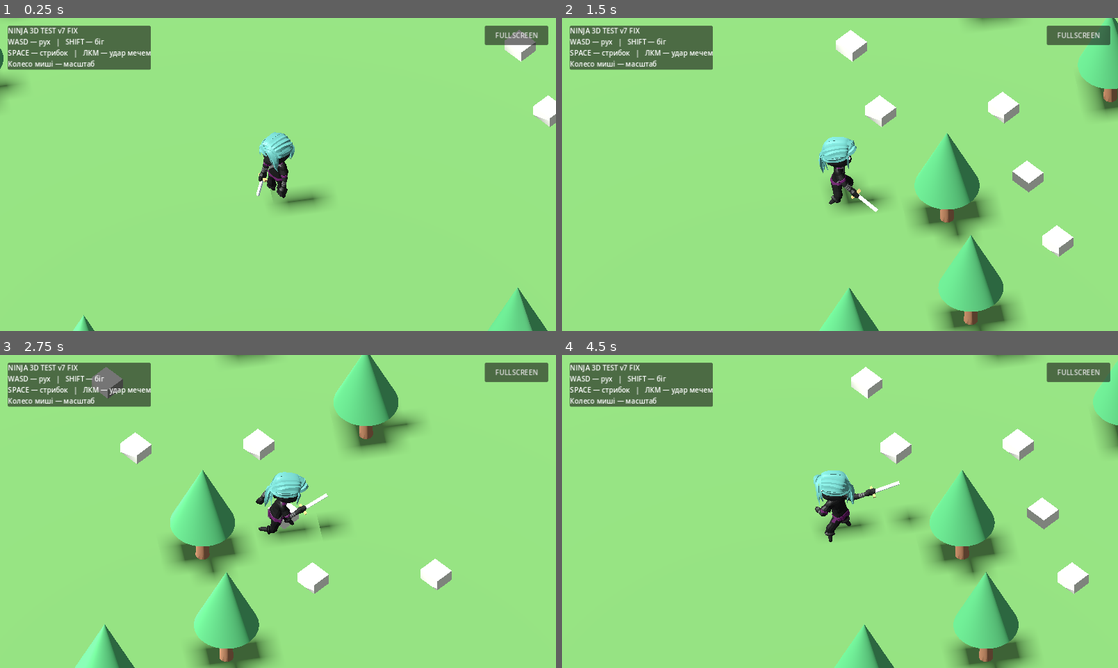
Above: before the commit, frames 1-4 (two rows, left to right).
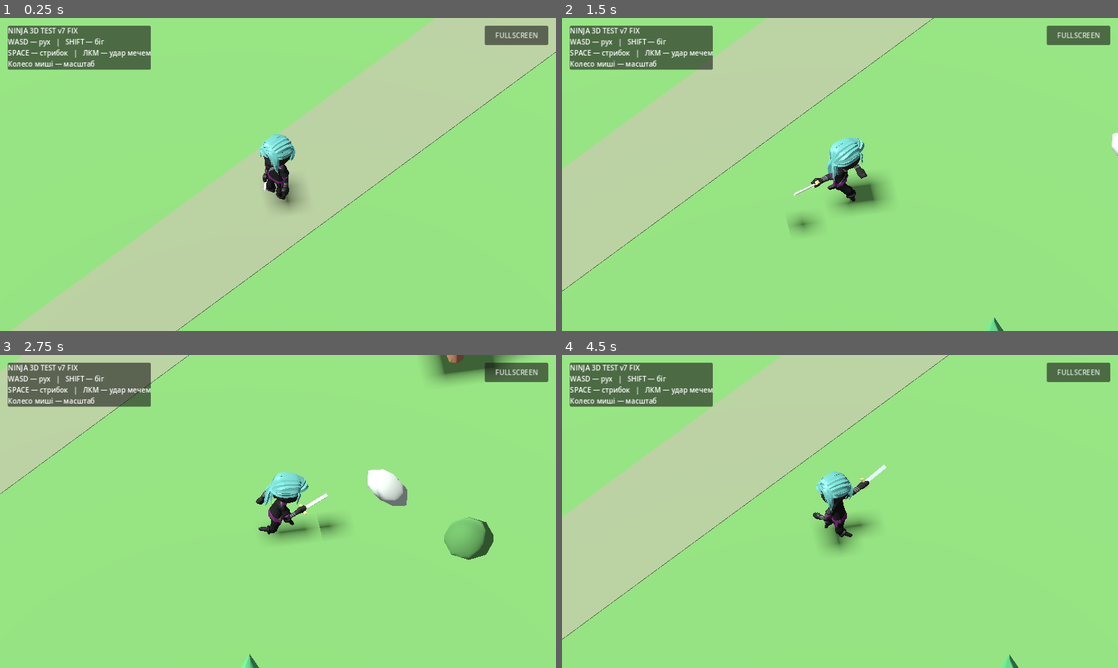
Above: after the commit, the same moments.

Repository: levian47/riskfate-3d-pro
Game: Godot game, scene res://main.tscn
Two runs of this game, one before a commit and one after it. Both use one fixed random seed, a clock stepped at 60 frames per second and the inputs below.
Inputs (mouse positions are in pixels of both pictures, inside the frame that each line leads up to):
- Up to frame 1 (0.25 s): no input
- Up to frame 2 (1.5 s): move the mouse to (962, 158) at 0.52 s; hold D 0.53-1.25 s; hold Shift 0.53-1.25 s; click (962, 158) at 0.67 s; tap Space at 0.77 s; drag from (728, 190) to (812, 237) at 1.27 s
- Up to frame 3 (2.75 s): move the mouse to (333, 442) at 2.02 s; hold D from 2.03 s (still down); hold Shift from 2.03 s (still down)
- Up to frame 4 (4.5 s): release D at 2.75 s; release Shift at 2.75 s; drag from (812, 574) to (673, 464) at 2.77 s; move the mouse to (1006, 558) at 3.52 s; hold A 3.53-4.25 s; hold Shift 3.53-4.25 s; tap Space at 3.77 s; drag from (673, 464) to (756, 433) at 4.27 s

The runs differ from the first frame. In frame 1, 30% of the frame differs, in the area x 0-100%, y 0-100%; in frame 2, 32%; in frame 3, 19%; in frame 4, 32%.

Commit message:
feat: layered upper-body attacks with continuous locomotion and expanded batched 3D world

Diff:
--- a/main.gd
+++ b/main.gd
@@ -15,6 +15,14 @@
 const JUMP_BUFFER_TIME := 0.13
 const MOVE_ANIMATION_THRESHOLD := 0.45
 const TOUCH_HUD_SCRIPT := preload("res://touch_hud.gd")
+const WORLD_SCRIPT := preload("res://world/environment.gd")
+# The attack runs on the upper body while the legs retain their movement animation.
+const ATTACK_SPEED := 1.65
+const UPPER_BODY_BONES := [
+	"Abdomen", "Torso", "Neck", "Head",
+	"Shoulder.L", "UpperArm.L", "LowerArm.L", "Fist.L",
+	"Shoulder.R", "UpperArm.R", "LowerArm.R", "Fist.R"
+]
 
 var hero: CharacterBody3D
 var visual: Node3D
@@ -25,12 +33,12 @@
 # Orthographic camera sizes: lower value = closer view.
 const MOBILE_ZOOM_LEVELS := [8.0, 12.0, 18.0]
 var mobile_zoom_index := 1
-var current_animation := ""
+var animation_tree: AnimationTree
+var locomotion_state := ""
 var attack_time_left := 0.0
 var coyote_left := 0.0
 var jump_buffer_left := 0.0
 var jump_was_pressed := false
-var jump_animation_active := false
 var touch_hud
 
 func _ready() -> void:
@@ -43,8 +51,6 @@
 	var grounded_before := hero.is_on_floor()
 	if attack_time_left > 0.0:
 		attack_time_left = maxf(0.0, attack_time_left - delta)
-		if attack_time_left <= 0.0:
-			current_animation = ""
 
 	# Keyboard polling is retained for the existing desktop prototype.
 	# Edge detection and input buffering make short taps more reliable.
@@ -94,7 +100,6 @@
 		hero.velocity.y = JUMP_SPEED
 		jump_buffer_left = 0.0
 		coyote_left = 0.0
-		jump_animation_active = true
 		launched = true
 	elif not grounded_before:
 		hero.velocity.y -= GRAVITY * delta
@@ -111,33 +116,22 @@
 		var facing := atan2(-direction.x, -direction.z) + PI
 		visual.rotation.y = lerp_angle(visual.rotation.y, facing, minf(TURN_SPEED * delta, 1.0))
 
-	# Full attack animation has priority over movement and jumping.
-	if attack_time_left > 0.0:
-		return
-
+	# Locomotion keeps updating throughout the attack (including jumps).
 	if launched:
-		_play_animation("Jump", true)
+		_set_locomotion("Jump", true)
 	elif not hero.is_on_floor():
-		if not jump_animation_active:
-			_play_animation("Jump", true)
-			jump_animation_active = true
+		_set_locomotion("Jump")
 	else:
-		jump_animation_active = false
 		var actual_speed := Vector2(hero.velocity.x, hero.velocity.z).length()
 		if actual_speed < MOVE_ANIMATION_THRESHOLD:
-			_play_animation("Idle")
+			_set_locomotion("Idle")
 		elif actual_speed >= (WALK_SPEED + RUN_SPEED) * 0.5:
-			_play_animation("Run")
+			_set_locomotion("Run")
 		else:
-			_play_animation("Walk")
-		# The animation transitions use crossfades; movement remains responsive.
-		if animator != null:
-			if current_animation == "Walk":
-				animator.speed_scale = clampf(actual_speed / WALK_SPEED, 0.85, 1.25)
-			elif current_animation == "Run":
-				animator.speed_scale = clampf(actual_speed / RUN_SPEED, 0.85, 1.25)
-			else:
-				animator.speed_scale = 1.0
+			_set_locomotion("Walk")
+		if animation_tree != null:
+			animation_tree.set("parameters/WalkSpeed/scale", clampf(actual_speed / WALK_SPEED, 0.85, 1.25))
+			animation_tree.set("parameters/RunSpeed/scale", clampf(actual_speed / RUN_SPEED, 0.85, 1.25))
 
 
 func _unhandled_input(event: InputEvent) -> void:
@@ -190,17 +184,18 @@
 		# Run/Walk stops moving the legs at the last frame while the body moves.
 		_configure_animation_loops()
 		_attach_simple_sword(model)
-		_play_animation("Idle")
+		_setup_animation_tree(model)
 	else:
 		push_warning("AnimationPlayer not found in imported model")
 
 func _start_attack() -> void:
-	if animator == null or attack_time_left > 0.0:
-		return
-	_play_animation("SwordSlash", true)
-	if current_animation == "SwordSlash":
-		# The actual duration is read from the imported animation.
-		attack_time_left = maxf(0.15, animator.current_animation_length)
+	if animation_tree == null or attack_time_left > 0.0:
+		return
+	var clip_name := _find_clip("SwordSlash")
+	if clip_name.is_empty():
+		return
+	attack_time_left = animator.get_animation(clip_name).length / ATTACK_SPEED
+	animation_tree.set("parameters/Attack/request", AnimationNodeOneShot.ONE_SHOT_REQUEST_FIRE)
 
 func _find_skeleton(node: Node) -> Skeleton3D:
 	if node is Skeleton3D:
@@ -267,28 +262,95 @@
 			# Actions (SwordSlash, Jump, etc.) should play once.
 			animation.loop_mode = Animation.LOOP_NONE
 
-func _play_animation(short_name: String, restart: bool = false) -> void:
+func _find_clip(short_name: String) -> String:
 	if animator == null:
-		return
-	if current_animation == short_name and not restart:
-		return
-	# Imported glTF clips can be named "Idle" or "SomeLibrary/Idle".
-	var clip := ""
+		return ""
 	for name in animator.get_animation_list():
 		var full_name := String(name)
 		if full_name == short_name or full_name.ends_with("/" + short_name):
-			clip = full_name
-			break
-	if clip.is_empty():
-		push_warning("Animation not found: " + short_name)
-		return
-	# Short blended transitions avoid abrupt pose changes.
-	var fade := 0.10 if short_name == "Jump" else 0.16
-	if short_name == "SwordSlash":
-		fade = 0.08
-	animator.speed_scale = 1.0
-	animator.play(clip, fade)
-	current_animation = short_name
+			return full_name
+	push_warning("Animation not found: " + short_name)
+	return ""
+
+
+func _setup_animation_tree(model: Node) -> void:
+	var root := AnimationNodeBlendTree.new()
+	var locomotion := AnimationNodeTransition.new()
+	locomotion.input_count = 4
+	locomotion.xfade_time = 0.10
+	root.add_node("Locomotion", locomotion)
+
+	var states := ["Idle", "Walk", "Run", "Jump"]
+	for i in range(states.size()):
+		var state: String = states[i]
+		var clip_name := _find_clip(state)
+		if clip_name.is_empty():
+			push_error("Cannot build locomotion tree without " + state)
+			return
+		locomotion.set_input_name(i, state)
+		var clip_node := AnimationNodeAnimation.new()
+		clip_node.animation = clip_name
+		root.add_node(state, clip_node)
+		if state == "Walk" or state == "Run":
+			var speed_node := AnimationNodeTimeScale.new()
+			root.add_node(state + "Speed", speed_node)
+			root.connect_node(state + "Speed", 0, state)
+			root.connect_node("Locomotion", i, state + "Speed")
+		else:
+			root.connect_node("Locomotion", i, state)
+
+	var attack_clip_name := _find_clip("SwordSlash")
+	if attack_clip_name.is_empty():
+		push_error("SwordSlash clip missing")
+		return
+	var attack_clip := animator.get_animation(attack_clip_name)
+	var attack_node := AnimationNodeAnimation.new()
+	attack_node.animation = attack_clip_name
+	var attack_speed := AnimationNodeTimeScale.new()
+	var attack_layer := AnimationNodeOneShot.new()
+	attack_layer.fadein_time = 0.06
+	attack_layer.fadeout_time = 0.10
+	attack_layer.filter_enabled = true
+	var filtered := 0
+	for track_index in range(attack_clip.get_track_count()):
+		var track_path := attack_clip.track_get_path(track_index)
+		if track_path.get_subname_count() == 0:
+			continue
+		var bone := String(track_path.get_subname(track_path.get_subname_count() - 1))
+		if bone in UPPER_BODY_BONES:
+			attack_layer.set_filter_path(track_path, true)
+			filtered += 1
+	if filtered == 0:
+		push_error("The imported SwordSlash animation has no matching upper-body tracks")
+		return
+
+	root.add_node("SwordSlash", attack_node)
+	root.add_node("AttackSpeed", attack_speed)
+	root.add_node("Attack", attack_layer)
+	root.connect_node("AttackSpeed", 0, "SwordSlash")
+	root.connect_node("Attack", 0, "Locomotion")
+	root.connect_node("Attack", 1, "AttackSpeed")
+	root.connect_node("output", 0, "Attack")
+
+	animation_tree = AnimationTree.new()
+	animation_tree.name = "CharacterAnimationTree"
+	model.add_child(animation_tree)
+	animation_tree.anim_player = animation_tree.get_path_to(animator)
+	animation_tree.tree_root = root
+	animator.stop()
+	animation_tree.active = true
+	animation_tree.set("parameters/AttackSpeed/scale", ATTACK_SPEED)
+	_set_locomotion("Idle")
+
+
+func _set_locomotion(state: String, restart: bool = false) -> void:
+	if animation_tree == null:
+		return
+	if state == locomotion_state and not restart:
+		return
+	animation_tree.set("parameters/Locomotion/transition_request", state)
+	locomotion_state = state
+
 
 func _build_camera() -> void:
 	camera = Camera3D.new()
@@ -317,60 +379,10 @@
 	add_child(world)
 
 func _build_environment() -> void:
-	var ground := StaticBody3D.new()
-	ground.name = "Ground"
-	add_child(ground)
-	var ground_collision := CollisionShape3D.new()
-	var ground_shape := BoxShape3D.new()
-	ground_shape.size = Vector3(70, 1, 70)
-	ground_collision.shape = ground_shape
-	ground_collision.position.y = -0.5
-	ground.add_child(ground_collision)
-	_add_box(ground, Vector3(70, 1, 70), Vector3(0, -0.5, 0), Color("527c45"))
-	for i in range(18):
-		var angle := TAU * i / 18.0
-		var radius := 13.0 + float(i % 4) * 2.3
-		var pos := Vector3(cos(angle) * radius, 0, sin(angle) * radius)
-		_add_tree(pos)
-	for i in range(12):
-		var pos := Vector3(-18 + i * 3.2, 0, -12 + sin(float(i) * 2.1) * 2)
-		_add_box(self, Vector3(0.9, 0.5, 0.8), pos + Vector3(0, 0.25, 0), Color("a4a59a"))
-
-func _add_box(parent: Node3D, dimensions: Vector3, at: Vector3, color: Color) -> MeshInstance3D:
-	var instance := MeshInstance3D.new()
-	var mesh := BoxMesh.new()
-	mesh.size = dimensions
-	instance.mesh = mesh
-	var mat := StandardMaterial3D.new()
-	mat.albedo_color = color
-	instance.material_override = mat
-	instance.position = at
-	parent.add_child(instance)
-	return instance
-
-func _add_tree(at: Vector3) -> void:
-	var trunk := MeshInstance3D.new()
-	var cylinder := CylinderMesh.new()
-	cylinder.top_radius = 0.18
-	cylinder.bottom_radius = 0.27
-	cylinder.height = 2.1
-	trunk.mesh = cylinder
-	trunk.position = at + Vector3(0, 1.05, 0)
-	var bark := StandardMaterial3D.new()
-	bark.albedo_color = Color("75513a")
-	trunk.material_override = bark
-	add_child(trunk)
-	var crown := MeshInstance3D.new()
-	var cone := CylinderMesh.new()
-	cone.top_radius = 0
-	cone.bottom_radius = 1.25
-	cone.height = 3.0
-	crown.mesh = cone
-	crown.position = at + Vector3(0, 3.3, 0)
-	var leaves := StandardMaterial3D.new()
-	leaves.albedo_color = Color("3c8250")
-	crown.material_override = leaves
-	add_child(crown)
+	var environment := WORLD_SCRIPT.new()
+	environment.name = "Environment"
+	add_child(environment)
+
 
 func _build_ui() -> void:
 	var canvas := CanvasLayer.new()
--- /dev/null
+++ b/tests/gameplay_smoke.gd
@@ -0,0 +1,74 @@
+extends SceneTree
+
+func _initialize() -> void:
+	call_deferred("_run_checks")
+
+
+func _run_checks() -> void:
+	var scene := load("res://main.tscn") as PackedScene
+	if not _require(scene != null, "Main scene not loaded"):
+		return
+	var game := scene.instantiate()
+	root.add_child(game)
+	await process_frame
+	var hero := game.get("hero") as CharacterBody3D
+	var tree := game.get("animation_tree") as AnimationTree
+	if not _require(hero != null and tree != null and tree.active, "Character and AnimationTree must initialize"):
+		return
+	var blend := tree.tree_root as AnimationNodeBlendTree
+	if not _require(blend != null, "Blend tree missing"):
+		return
+	var attack := blend.get_node("Attack") as AnimationNodeOneShot
+	var animator := game.get("animator") as AnimationPlayer
+	if not _require(attack != null and animator != null and attack.filter_enabled, "Upper-body attack layer missing"):
+		return
+
+	var sword_name := ""
+	for name in animator.get_animation_list():
+		if String(name) == "SwordSlash" or String(name).ends_with("/SwordSlash"):
+			sword_name = String(name)
+			break
+	if not _require(not sword_name.is_empty(), "SwordSlash missing"):
+		return
+	var clip := animator.get_animation(sword_name)
+	var arm_found := false
+	var leg_found := false
+	for i in range(clip.get_track_count()):
+		var path := clip.track_get_path(i)
+		if path.get_subname_count() == 0:
+			continue
+		var bone := String(path.get_subname(path.get_subname_count() - 1))
+		if bone == "UpperArm.R":
+			arm_found = attack.is_path_filtered(path)
+		elif bone == "UpperLeg.R":
+			leg_found = attack.is_path_filtered(path)
+	if not _require(arm_found and not leg_found, "Attack must affect arms, not legs"):
+		return
+
+	game.call("_set_locomotion", "Run")
+	game.call("_start_attack")
+	await process_frame
+	if not _require(float(game.get("attack_time_left")) > 0.0, "Attack must begin"):
+		return
+	if not _require(String(tree.get("parameters/Locomotion/current_state")) == "Run", "Running animation must remain active during attack"):
+		return
+	game.call("_set_locomotion", "Jump")
+	await process_frame
+	if not _require(String(tree.get("parameters/Locomotion/current_state")) == "Jump", "Jump animation must remain selectable during attack"):
+		return
+
+	var environment := game.get_node_or_null("Environment/Ground")
+	if not _require(environment is StaticBody3D, "World ground missing"):
+		return
+	var collision := environment.get_node("CollisionShape3D") as CollisionShape3D
+	if not _require(collision != null and (collision.shape as BoxShape3D).size.x >= 200.0, "Expanded terrain missing"):
+		return
+	print("Gameplay smoke test passed: upper-body attack overlay, movement/jump, expanded world.")
+	quit(0)
+
+
+func _require(value: bool, message: String) -> bool:
+	if not value:
+		push_error("Gameplay smoke test: " + message)
+		quit(1)
+	return value
--- /dev/null
+++ b/world/environment.gd
@@ -0,0 +1,166 @@
+extends Node3D
+# Single reusable world component; visuals are generated at runtime.
+# Repeated scenery uses MultiMesh to keep the Web rendering cost low.
+
+const WORLD_SIZE := 220.0
+const TREE_COUNT := 150
+const ROCK_COUNT := 110
+const BUSH_COUNT := 95
+
+
+func _ready() -> void:
+	_build_ground()
+	_build_landscape()
+	_build_ruins()
+	_build_camp()
+
+
+func _build_ground() -> void:
+	var ground := StaticBody3D.new()
+	ground.name = "Ground"
+	add_child(ground)
+	var shape := BoxShape3D.new()
+	shape.size = Vector3(WORLD_SIZE, 1.0, WORLD_SIZE)
+	var collision := CollisionShape3D.new()
+	collision.shape = shape
+	collision.position.y = -0.5
+	ground.add_child(collision)
+	_add_box(ground, shape.size, Vector3(0.0, -0.5, 0.0), Color("527c45"))
+	# A subtle track helps the player orient without expensive terrain meshes.
+	_add_box(self, Vector3(4.5, 0.035, 85.0), Vector3(0, 0.018, -1), Color("677257"))
+
+
+func _build_landscape() -> void:
+	var rng := RandomNumberGenerator.new()
+	rng.seed = 407207
+	var trunks: Array[Transform3D] = []
+	var crowns: Array[Transform3D] = []
+	var rocks: Array[Transform3D] = []
+	var bushes: Array[Transform3D] = []
+
+	for i in range(TREE_COUNT):
+		var point := _landscape_point(rng, 19.0, 106.0)
+		var size_factor := rng.randf_range(0.80, 1.45)
+		var scale_basis := Basis().scaled(Vector3.ONE * size_factor)
+		trunks.append(Transform3D(scale_basis, point + Vector3.UP * (1.05 * size_factor)))
+		crowns.append(Transform3D(scale_basis, point + Vector3.UP * (3.3 * size_factor)))
+
+	for i in range(ROCK_COUNT):
+		var point := _landscape_point(rng, 12.0, 105.0)
+		var scale_basis := Basis().scaled(Vector3(rng.randf_range(0.45, 1.35), rng.randf_range(0.35, 0.75), rng.randf_range(0.5, 1.4)))
+		rocks.append(Transform3D(scale_basis, point + Vector3.UP * 0.35))
+
+	for i in range(BUSH_COUNT):
+		var point := _landscape_point(rng, 15.0, 104.0)
+		var size_factor := rng.randf_range(0.50, 1.1)
+		bushes.append(Transform3D(Basis().scaled(Vector3(size_factor, size_factor * 0.65, size_factor)), point + Vector3.UP * (0.45 * size_factor)))
+
+	var trunk_mesh := CylinderMesh.new()
+	trunk_mesh.top_radius = 0.18
+	trunk_mesh.bottom_radius = 0.27
+	trunk_mesh.height = 2.1
+	trunk_mesh.radial_segments = 6
+	var crown_mesh := CylinderMesh.new()
+	crown_mesh.top_radius = 0.0
+	crown_mesh.bottom_radius = 1.25
+	crown_mesh.height = 3.0
+	crown_mesh.radial_segments = 7
+	var rock_mesh := SphereMesh.new()
+	rock_mesh.radius = 1.0
+	rock_mesh.height = 2.0
+	rock_mesh.radial_segments = 8
+	rock_mesh.rings = 4
+	var bush_mesh := SphereMesh.new()
+	bush_mesh.radius = 1.0
+	bush_mesh.height = 2.0
+	bush_mesh.radial_segments = 8
+	bush_mesh.rings = 4
+
+	_add_batch("TreeTrunks", trunk_mesh, trunks, Color("75513a"))
+	_add_batch("TreeCrowns", crown_mesh, crowns, Color("3c8250"))
+	_add_batch("ScatteredRocks", rock_mesh, rocks, Color("898e88"))
+	_add_batch("Bushes", bush_mesh, bushes, Color("406a3a"))
+
+
+func _landscape_point(rng: RandomNumberGenerator, min_radius: float, max_radius: float) -> Vector3:
+	var candidate := Vector3.ZERO
+	for attempt in range(20):
+		var angle := rng.randf_range(0.0, TAU)
+		var radius := sqrt(rng.randf_range(min_radius * min_radius, max_radius * max_radius))
+		candidate = Vector3(cos(angle) * radius, 0.0, sin(angle) * radius)
+		if absf(candidate.x) < 6.0 and absf(candidate.z) < 47.0:
+			continue
+		if candidate.distance_to(Vector3(-30, 0, -22)) < 14.0:
+			continue
+		if candidate.distance_to(Vector3(28, 0, 26)) < 13.0:
+			continue
+		return candidate
+	return candidate
+
+
+func _add_batch(batch_name: String, geometry: Mesh, transforms: Array[Transform3D], color: Color) -> void:
+	var batch := MultiMesh.new()
+	batch.transform_format = MultiMesh.TRANSFORM_3D
+	batch.mesh = geometry
+	batch.instance_count = transforms.size()
+	for i in range(transforms.size()):
+		batch.set_instance_transform(i, transforms[i])
+	var instance := MultiMeshInstance3D.new()
+	instance.name = batch_name
+	instance.multimesh = batch
+	instance.material_override = _material(color)
+	add_child(instance)
+
+
+func _build_ruins() -> void:
+	var stone := Color("929187")
+	var worn := Color("777c78")
+	# A small ruined gate and broken wall give the larger area a landmark.
+	_add_solid_box(Vector3(-36, 1.45, -22), Vector3(1.8, 2.9, 1.8), stone)
+	_add_solid_box(Vector3(-25, 1.45, -22), Vector3(1.8, 2.9, 1.8), stone)
+	_add_solid_box(Vector3(-30.5, 3.2, -22), Vector3(12.0, 0.85, 1.8), worn)
+	_add_solid_box(Vector3(-37.5, 0.8, -28), Vector3(4.5, 1.6, 1.0), stone)
+	_add_solid_box(Vector3(-22.0, 0.6, -28), Vector3(3.5, 1.2, 1.0), worn)
+	_add_solid_box(Vector3(-30.5, 0.3, -30), Vector3(5.5, 0.6, 3.0), stone)
+
+
+func _build_camp() -> void:
+	# Simple crates, pillars and fire pit, with physical obstacles to test jumping.
+	var timber := Color("82613b")
+	_add_solid_box(Vector3(25, 0.7, 25), Vector3(1.4, 1.4, 1.4), timber)
+	_add_solid_box(Vector3(27, 0.55, 25), Vector3(1.1, 1.1, 1.1), timber)
+	_add_solid_box(Vector3(23, 0.45, 27), Vector3(0.9, 0.9, 0.9), timber)
+	_add_solid_box(Vector3(33, 1.4, 28), Vector3(1.0, 2.8, 1.0), timber)
+	_add_solid_box(Vector3(33, 1.4, 21), Vector3(1.0, 2.8, 1.0), timber)
+	_add_solid_box(Vector3(33, 2.9, 24.5), Vector3(2.5, 0.45, 9.0), timber)
+	_add_box(self, Vector3(2.4, 0.3, 2.4), Vector3(28, 0.15, 31), Color("858580"))
+	_add_box(self, Vector3(0.7, 0.9, 0.7), Vector3(28, 0.6, 31), Color("b56d33"))
+
+
+func _add_solid_box(where: Vector3, dimensions: Vector3, color: Color) -> void:
+	var body := StaticBody3D.new()
+	body.position = where
+	add_child(body)
+	var shape := BoxShape3D.new()
+	shape.size = dimensions
+	var collision := CollisionShape3D.new()
+	collision.shape = shape
+	body.add_child(collision)
+	_add_box(body, dimensions, Vector3.ZERO, color)
+
+
+func _add_box(parent: Node3D, dimensions: Vector3, at: Vector3, color: Color) -> void:
+	var visual := MeshInstance3D.new()
+	var mesh := BoxMesh.new()
+	mesh.size = dimensions
+	visual.mesh = mesh
+	visual.material_override = _material(color)
+	visual.position = at
+	parent.add_child(visual)
+
+
+func _material(color: Color) -> StandardMaterial3D:
+	var mat := StandardMaterial3D.new()
+	mat.albedo_color = color
+	mat.roughness = 1.0
+	return mat
Not shown, changed: ROADMAP.md
